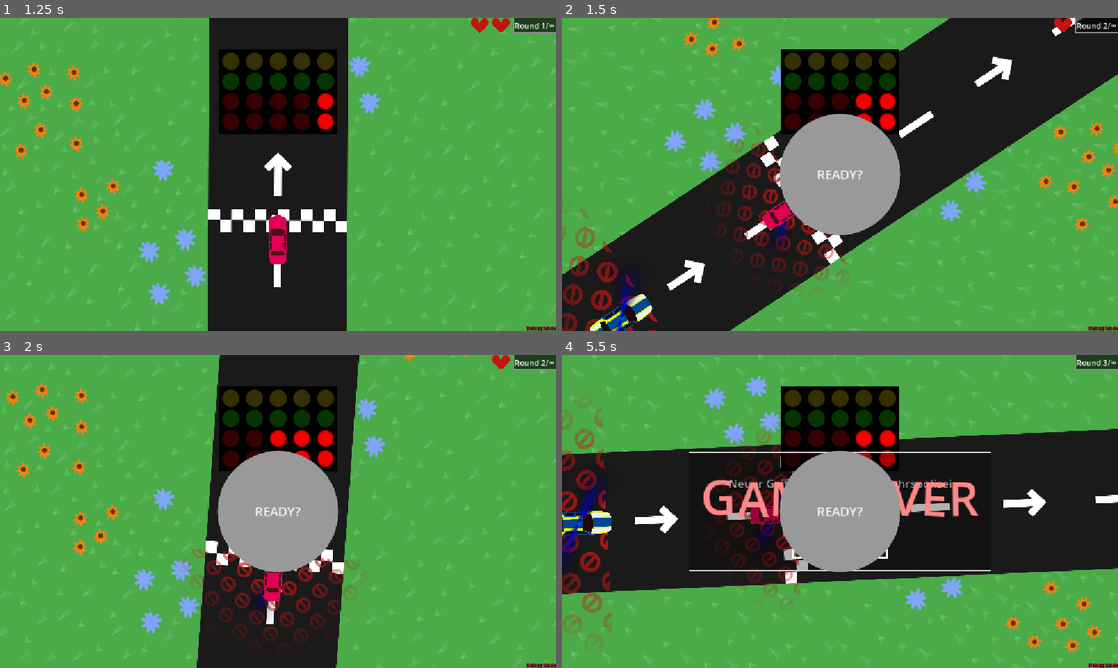
Above: before the commit, frames 1-4 (two rows, left to right).
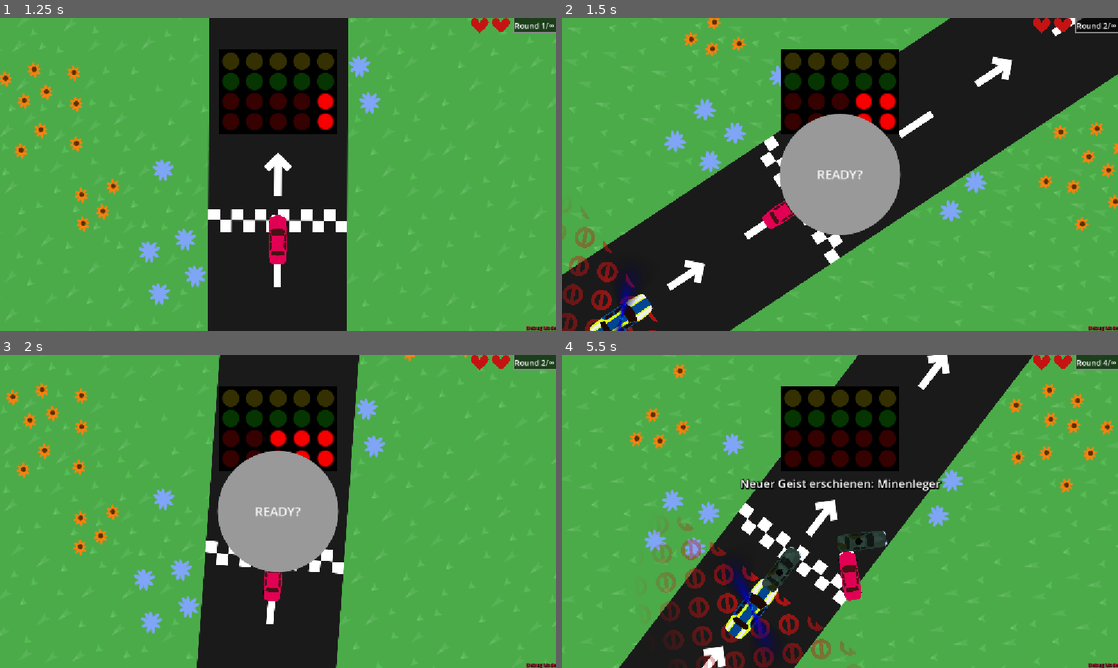
Above: after the commit, the same moments.

Repository: KIT-GameJam/dattel-jam
Game: Godot game, scene res://core/game_manager.tscn
Same seed, same stepped clock (60 frames per second), same inputs: the game is played once before the commit and once after it. Sound files missing from this copy of the repository are replaced by a short silence.
Inputs (mouse positions are in pixels of both pictures, inside the frame that each line leads up to):
- Up to frame 1 (1.25 s): click "READY?" at 0.5 s
- Up to frame 2 (1.5 s): move the mouse to (962, 158) at 1.27 s; hold D (right) from 1.28 s (still down); tap Space (temp_reach_goal) at 1.35 s
- Up to frame 3 (2 s): keep holding D (right)
- Up to frame 4 (5.5 s): release D (right) at 2 s; click "READY?" at 2 s; move the mouse to (728, 527) at 2.77 s; hold S (down) 2.78-3.53 s; tap Space (temp_reach_goal) every 0.75 s from 2.85 to 5.1 s; move the mouse to (895, 442) at 3.52 s; hold D (right) 3.53-4.28 s; move the mouse to (812, 574) at 4.27 s; hold W (up) 4.28-5.03 s; move the mouse to (1006, 558) at 5.02 s; hold A (left) from 5.03 s (still down)

Frame 1 is identical in both runs. In frame 2, 1.9% of the frame differs, in the area x 27-88%, y 0-86%; in frame 3, 2.0%; in frame 4, 58%, in the area x 0-100%, y 0-100%.

Commit message:
Ajajaj Polizei

Diff:
--- a/core/police_car.tscn
+++ /dev/null
@@ -1,57 +0,0 @@
-[gd_scene format=3 uid="uid://bkfj5g04xwaqu"]
-
-[ext_resource type="PackedScene" uid="uid://b3ykhry6s6m7d" path="res://core/ghost_car.tscn" id="1_725iu"]
-[ext_resource type="Texture2D" uid="uid://bq8y0o0tddff6" path="res://assets/car_police.svg" id="2_7vr5m"]
-[ext_resource type="Shader" uid="uid://dcuqwfyualrwm" path="res://core/police_car_lights.gdshader" id="3_f3jys"]
-[ext_resource type="Shader" uid="uid://cpfro8f0qwvyw" path="res://core/barrier.gdshader" id="4_nwtmi"]
-[ext_resource type="AudioStream" uid="uid://bt350h41lakm1" path="res://assets/sfx/ALAAAAARRMM.ogg" id="4_rul1k"]
-[ext_resource type="Texture2D" uid="uid://d3p4mv6fnjd0" path="res://assets/stop.svg" id="5_qbkv6"]
-
-[sub_resource type="ShaderMaterial" id="ShaderMaterial_plrnn"]
-shader = ExtResource("4_nwtmi")
-
-[sub_resource type="RectangleShape2D" id="RectangleShape2D_tvtvq"]
-size = Vector2(100, 20)
-
-[sub_resource type="ShaderMaterial" id="ShaderMaterial_4jq5w"]
-shader = ExtResource("3_f3jys")
-
-[sub_resource type="Gradient" id="Gradient_rul1k"]
-offsets = PackedFloat32Array(1)
-colors = PackedColorArray(1, 1, 1, 1)
-
-[sub_resource type="GradientTexture1D" id="GradientTexture1D_plrnn"]
-gradient = SubResource("Gradient_rul1k")
-width = 1
-
-[node name="PoliceCar" unique_id=721211325 instance=ExtResource("1_725iu")]
-ghost_name = "Verkehrspolizei"
-
-[node name="BarrierVisual" type="Sprite2D" parent="." index="0" unique_id=1399896513]
-texture_filter = 2
-texture_repeat = 2
-material = SubResource("ShaderMaterial_plrnn")
-position = Vector2(1.0263437e-14, 61.333336)
-rotation = -3.1415925
-scale = Vector2(0.28697604, 0.28697604)
-texture = ExtResource("5_qbkv6")
-
-[node name="Sprite2D" parent="." index="2" unique_id=2103895134]
-texture = ExtResource("2_7vr5m")
-
-[node name="Barrier" type="Area2D" parent="." index="3" unique_id=807912216]
-collision_layer = 8
-collision_mask = 0
-
-[node name="CollisionShape2D" type="CollisionShape2D" parent="Barrier" index="0" unique_id=211625945]
-shape = SubResource("RectangleShape2D_tvtvq")
-
-[node name="Lights" type="Sprite2D" parent="." index="4" unique_id=356564473]
-material = SubResource("ShaderMaterial_4jq5w")
-scale = Vector2(77.833336, 77.833336)
-texture = SubResource("GradientTexture1D_plrnn")
-
-[node name="Wii U" type="AudioStreamPlayer2D" parent="." index="5" unique_id=208055845]
-stream = ExtResource("4_rul1k")
-autoplay = true
-attenuation = 12.0
--- a/game.gd
+++ b/game.gd
@@ -23,7 +23,6 @@
 const player_scene: PackedScene = preload("res://core/player_car.tscn")
 const ghost_car_scenes: Array[PackedScene] = [
 	preload("res://core/minen_leger.tscn"),
-	preload("res://core/police_car.tscn"),
 ]
 var player: HistoryObject
 var cars: Array [HistoryObject] = []
